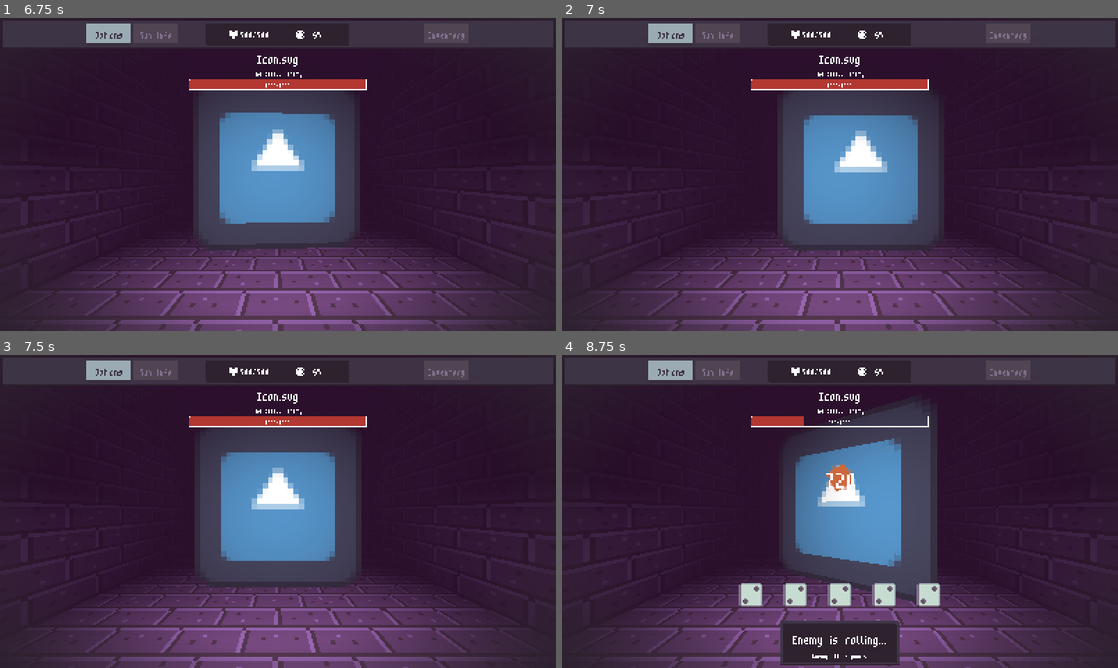
Above: before the commit, frames 1-4 (two rows, left to right).
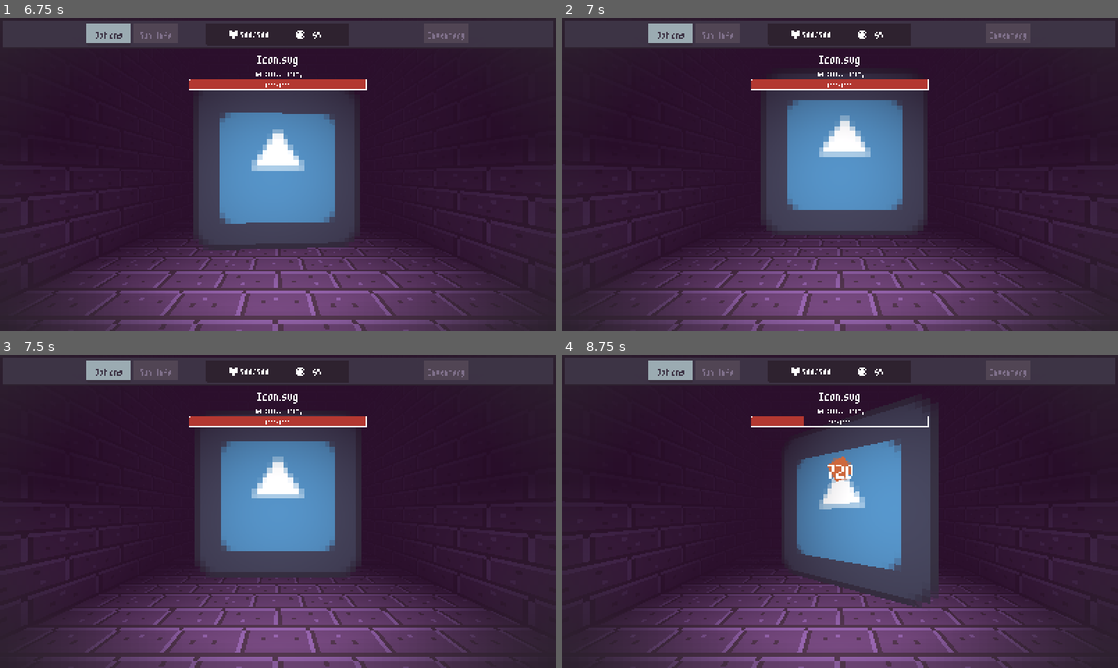
Above: after the commit, the same moments.

Repository: wokeraccoon/DiceGame
Game: Godot game, scene res://scenes/main.tscn
The game is run twice, just before and just after one commit, with the same random seed, the same clock (stepped at 60 frames per second) and the same inputs. The engine's default icon, where the game draws it, is replaced by a stand-in: a white triangle on a blue panel in a dark square.
Inputs:
- Up to frame 1 (6.75 s): hold D (turn_right) 0.53-1.28 s; hold Down (ui_down) 1.28-2.03 s; hold D (turn_right) 2.03-2.75 s; click "Play" at 2.75 s; hold Up (ui_up) 3.53-4.28 s; hold A (turn_left) 4.28-5.75 s; click "Attack" at 5.75 s; hold Down (ui_down) from 6.53 s (still down)
- Up to frame 2 (7 s): keep holding Down (ui_down)
- Up to frame 3 (7.5 s): release Down (ui_down) at 7.28 s; hold D (turn_right) from 7.28 s (still down)
- Up to frame 4 (8.75 s): release D (turn_right) at 8.03 s; hold Up (ui_up) from 8.03 s (still down)

Frame 1 is identical in both runs. In frame 2, 7.7% of the frame differs, in the area x 35-69%, y 17-75%; in frame 3, 2.7%; in frame 4, 5.6%.
Error in both runs: Cannot call method 'get_device_name' on a null value. (res://scenes/debug/debug_stats_panel.gd:14)

Commit message:
updated enemy hit animation

Diff:
--- a/scenes/game/battle_stage/battle_stage.gd
+++ b/scenes/game/battle_stage/battle_stage.gd
@@ -30,8 +30,14 @@
 	player_animation_player.play("PLAYER_ZOOM_IN")
 	await player_animation_player.animation_finished
 	await get_tree().create_timer(0.5).timeout
-	enemy_animation_player.play("ENEMY_HIT")
+	enemy_animation_player.play("RESET")
 	await enemy_animation_player.animation_finished
+	for i in randi_range(10,15):
+		enemy_sprite.offset.x = randf_range(-2,2)
+		enemy_sprite.offset.y = randf_range(-2,2)
+		await get_tree().create_timer(0.025).timeout
+	enemy_sprite.offset = Vector2.ZERO
+
 	await get_tree().create_timer(0.5).timeout
 	enemy_animation_player.play("ENEMY_IDLE")
 	player_attacked.emit()
@@ -40,6 +46,8 @@
 	player_animation_player.play("PLAYER_ZOOM_OUT")
 	await player_animation_player.animation_finished
 	await get_tree().create_timer(0.5).timeout
+	enemy_animation_player.play("RESET")
+	await enemy_animation_player.animation_finished
 	enemy_animation_player.play("ENEMY_ATTACK")
 	await player_animation_player.animation_finished
 	player_animation_player.play("PLAYER_IDLE")
